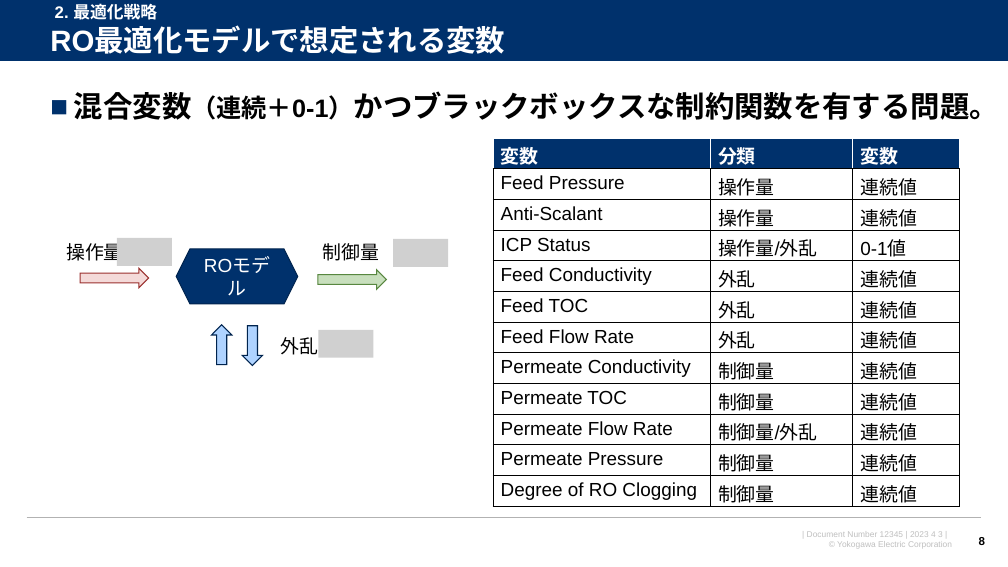
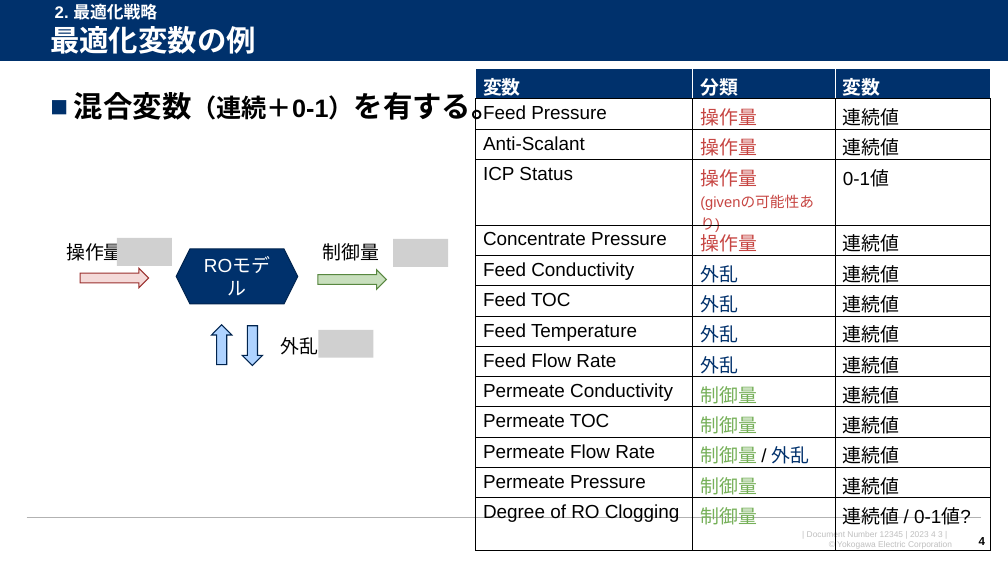
Before and after one commit to watarukumagai-git/opt, a slide deck: slide 4 of Reuse_Water/230403_米国再生水NAWI 解析進め方_rev.0.pptx (slide 8 before the commit). Drawn at 1008x567 pixels with LibreOffice and Linux fonts; fonts in the diff are those of the drawing; grey boxes stand for pictures; background and template pictures are left out. Boxes give left, top, right and bottom in pixels: in the first picture for what was removed or moved away, otherwise in the second. Text is boxed around its words. In the diff, an @@ line names an element or a change of style, - is before the commit and + after.

```diff
--- a/Reuse_Water/230403_米国再生水NAWI 解析進め方_rev.0.pptx
+++ b/Reuse_Water/230403_米国再生水NAWI 解析進め方_rev.0.pptx
@@ title at (50, 26, 256, 54): text changed @@
-RO最適化モデルで想定される変数
+最適化変数の例
@@ text at (74, 88, 501, 126): text changed @@
-■ 混合変数（連続＋0-1）かつブラックボックスな制約関数を有する問題。
+■ 混合変数（連続＋0-1）を有する。
@@ table at (476, 69, 991, 529) @@
-row 4: ICP Status | 操作量/外乱 | 0-1値
+row 4: ICP Status | 操作量 / (givenの可能性あり) | 0-1値
+row 5: Concentrate Pressure | 操作量 | 連続値
+row 8: Feed Temperature | 外乱 | 連続値
-row 12, column 2: 制御量/外乱
+row 12, column 2: 制御量 / 外乱
-row 14, column 3: 連続値
+row 14, column 3: 連続値 / 0-1値?
@@ table: place and size @@
-table at (493, 138, 959, 507)
+table at (476, 69, 991, 529)
@@ page number at (979, 537, 985, 545): text changed @@
-8
+4
```
Also in this commit, not shown: 4 slides added, 5 slides removed.
